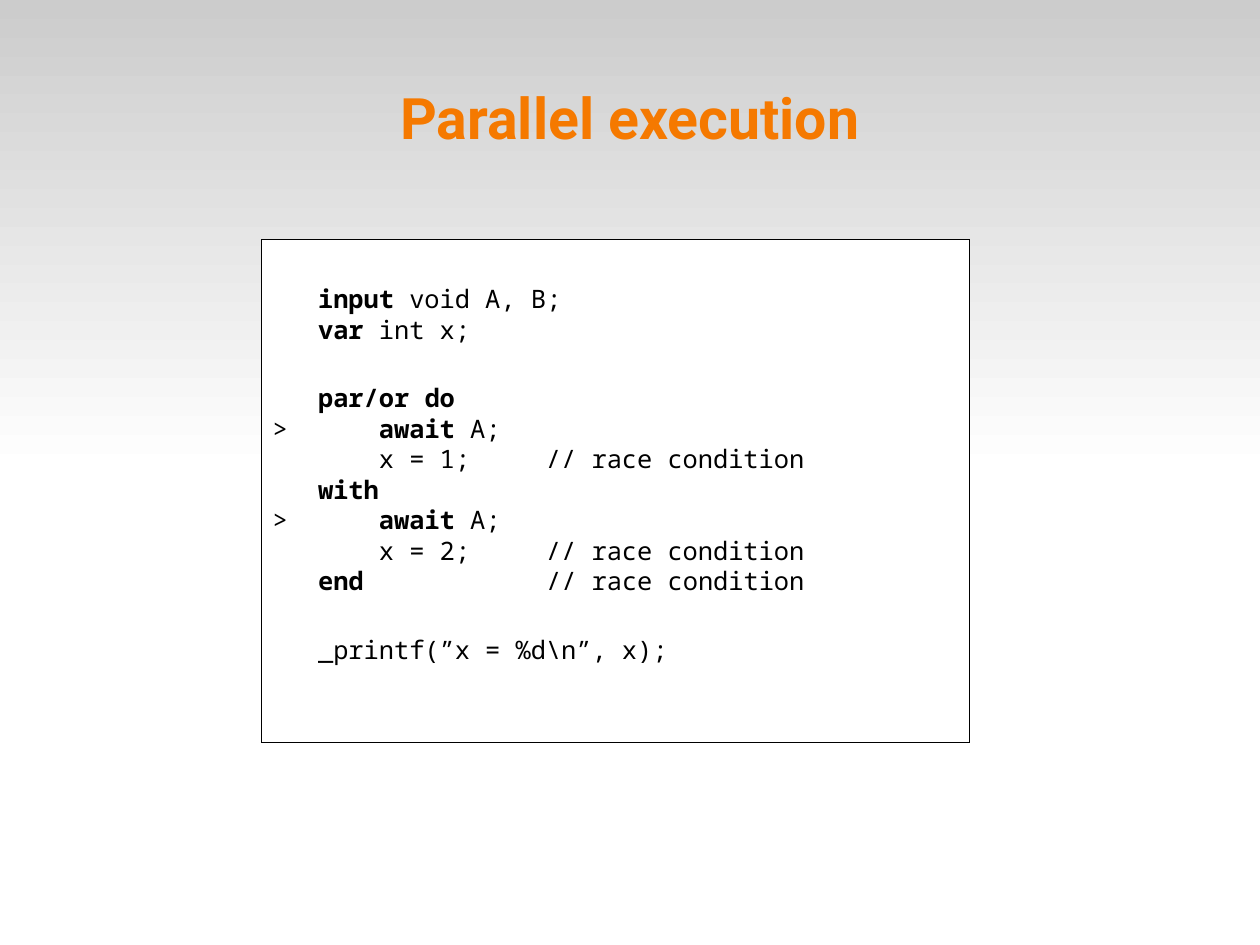
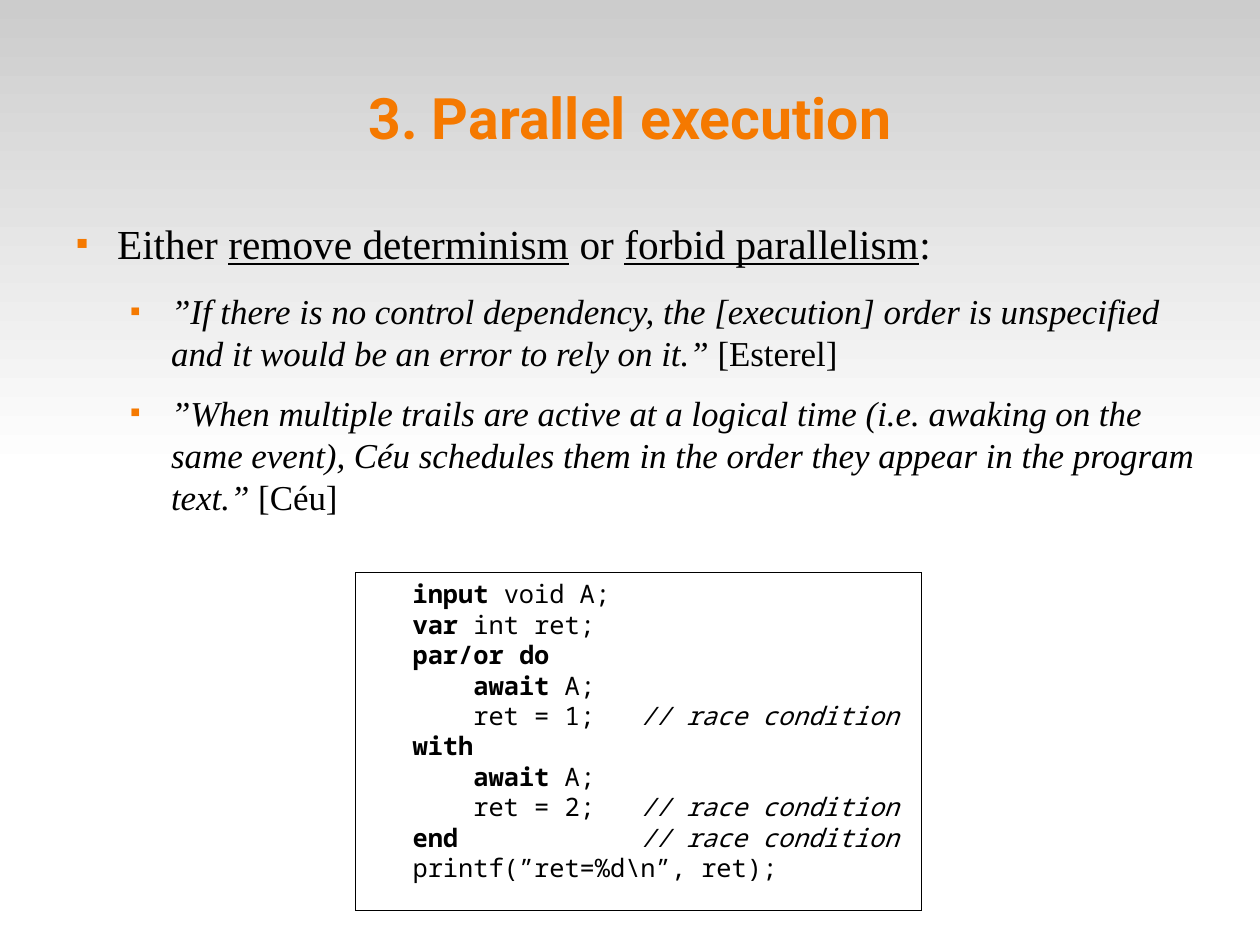
Before and after one commit to fsantanna-no/ceu-docs, a slide deck: slide 6 of ceu_async.odp. Drawn at 1260x945 pixels with LibreOffice and Linux fonts; fonts in the diff are those of the drawing. Boxes give left, top, right and bottom in pixels: in the first picture for what was removed or moved away, otherwise in the second. Text is boxed around its words. In the diff, an @@ line names an element or a change of style, - is before the commit and + after.

```diff
--- a/ceu_async.odp
+++ b/ceu_async.odp
@@ title at bbox=[368, 96, 891, 140]: text changed @@
-Parallel execution
+3. Parallel execution
@@ text added at bbox=[117, 230, 1194, 515], 22 pt, text #000000, italic @@
+■ Either remove determinism or forbid parallelism:
+  ■ ”If there is no control dependency, the [execution] order is unspecified and it would be an error to rely on it.” [Esterel]
+  ■ ”When multiple trails are active at a logical time (i.e. awaking on the same event), Céu schedules them in the order they appear in the program text.” [Céu]
@@ rectangle "input void A;": place and size @@
-rectangle "input void A;" at bbox=[262, 240, 971, 743]
+rectangle "input void A;" at bbox=[356, 573, 922, 911]
@@ text in rectangle at bbox=[413, 583, 610, 638]: text changed @@
-input void A, B;
-var int x;
+input void A;
+var int ret;
@@ text in rectangle at bbox=[473, 675, 899, 729]: text changed; italic on @@
-> await A;
-x = 1; // race condition
+await A;
+ret = 1; // race condition
@@ text in rectangle at bbox=[473, 766, 899, 820]: text changed; italic on @@
-> await A;
-x = 2; // race condition
+await A;
+ret = 2; // race condition
@@ text in rectangle at bbox=[413, 827, 899, 848]: italic on in "// race condition" @@
@@ text in rectangle at bbox=[413, 857, 777, 883]: text changed @@
-_printf(”x = %d\n”, x);
+printf(”ret=%d\n”, ret);
```
Also in this commit, not shown: 8 other slides changed, 11 slides added, 1 slide removed, 30 other files.
